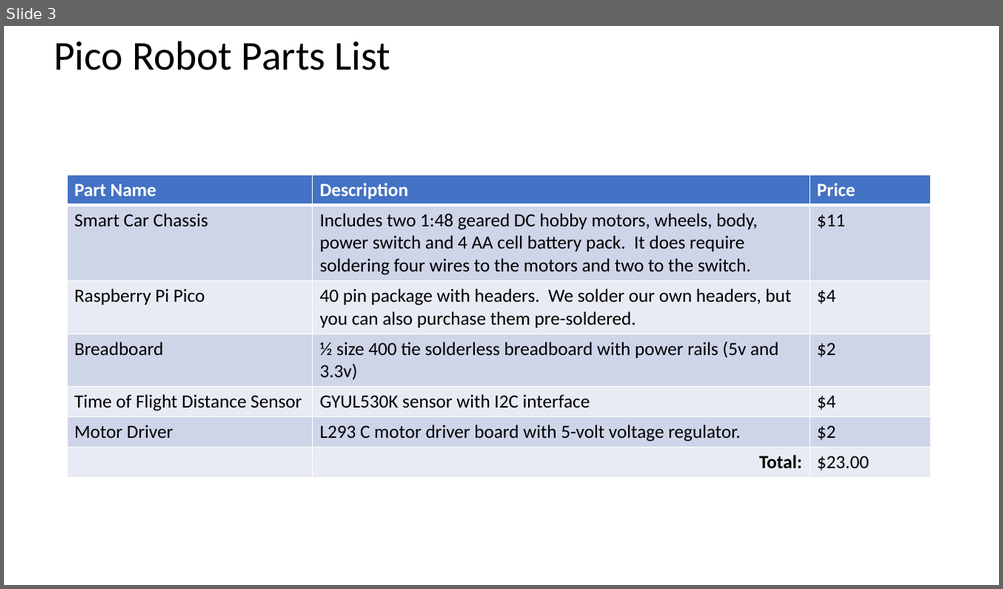
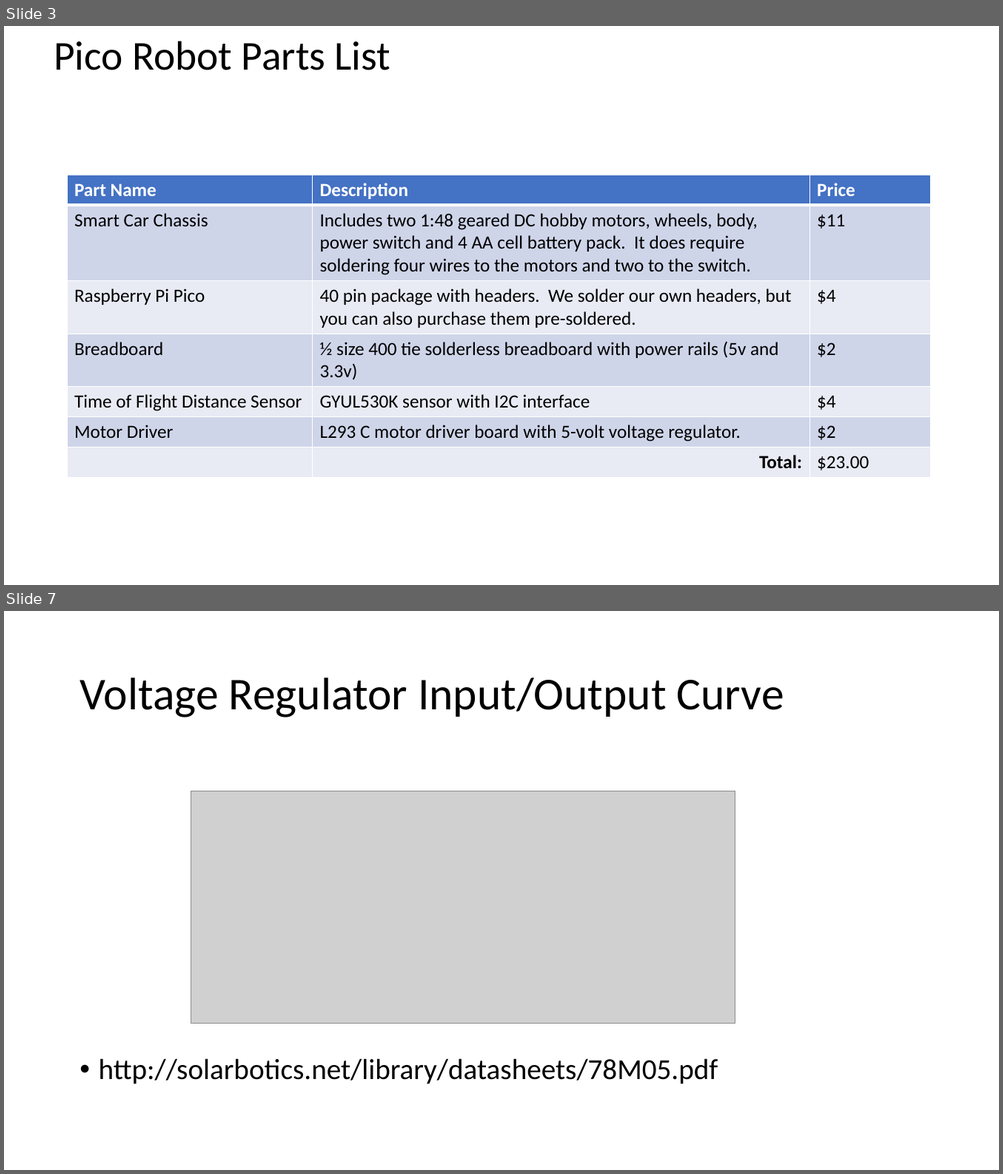
Before and after one commit to CoderDojoTC/micropython, a slide deck: docs/presentations/Robot_Figures.pptx. Shown one above the other, each under a label of ours: slide 3 before the commit, slides 3 and 7 after it; the slides between them are not shown. The pictures are 1003x589 and 1003x1174 pixels, drawn with LibreOffice and Linux fonts; fonts in the diff are those of the drawing; grey boxes stand for pictures. Boxes give left, top, right and bottom in pixels: in the first picture for what was removed or moved away, otherwise in the second. Text is boxed around its words. In the diff, an @@ line names an element or a change of style, - is before the commit and + after.

```diff
--- a/docs/presentations/Robot_Figures.pptx
+++ b/docs/presentations/Robot_Figures.pptx
@@ slide 7 added at (x1=4, y1=611, x2=999, y2=1170), background #FFFFFF @@
@@ title added at (x1=79, y1=678, x2=784, y2=718), 44 pt, text #000000 @@
+Voltage Regulator Input/Output Curve
@@ picture added at (x1=190, y1=792, x2=735, y2=1024) @@
@@ text added at (x1=99, y1=1059, x2=718, y2=1085), 28 pt, text #000000 @@
+• http://solarbotics.net/library/datasheets/78M05.pdf
```
Also in this commit, not shown: 5 other slides added, 12 other files.
